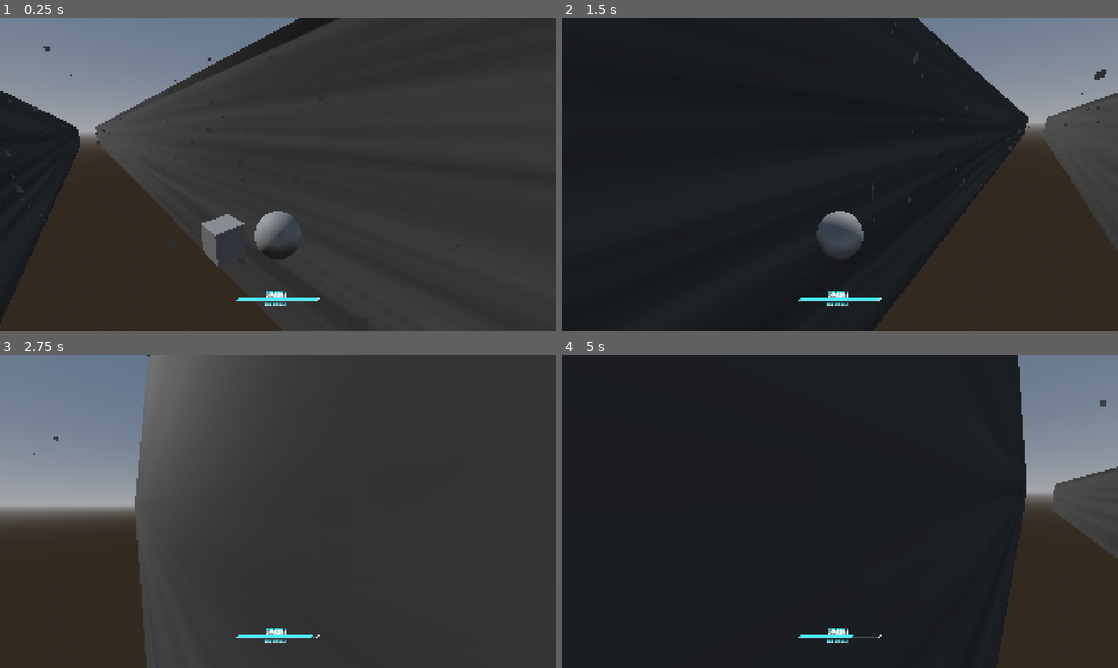
Above: before the commit, frames 1-4 (two rows, left to right).
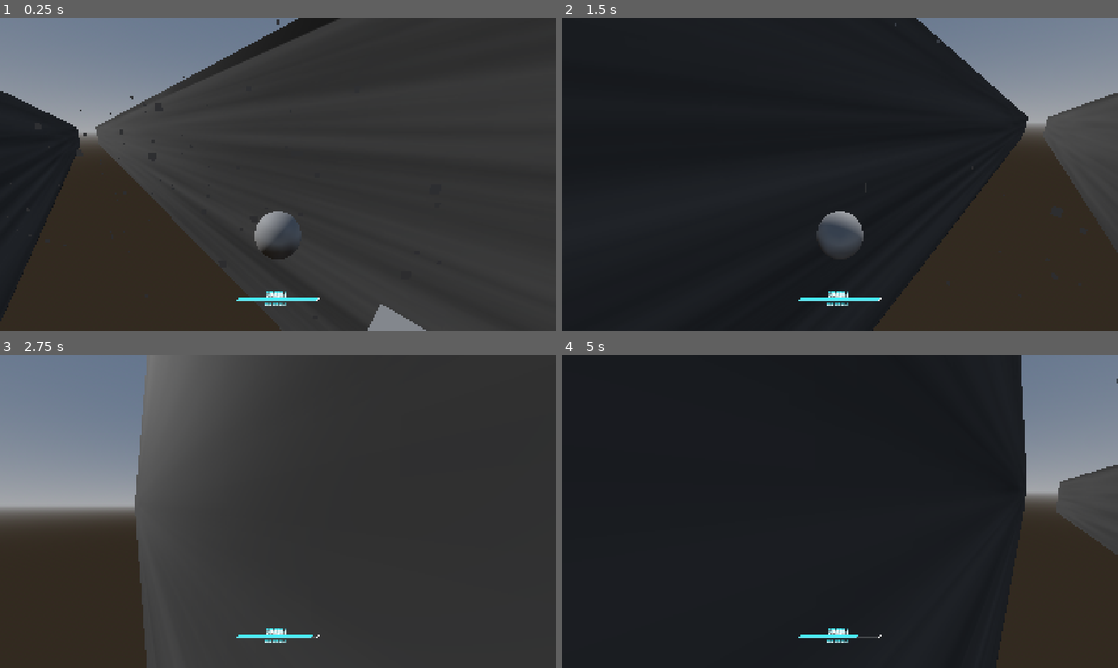
Above: after the commit, the same moments.

Repository: PortalGolem/havenIE2026GameJam
Game: Godot game, scene res://Scenes/Main.tscn
Same seed, same stepped clock (60 frames per second), same inputs: the game is played once before the commit and once after it.
Inputs (mouse positions are in pixels of both pictures, inside the frame that each line leads up to):
- Up to frame 1 (0.25 s): no input
- Up to frame 2 (1.5 s): move the mouse to (867, 174) at 0.52 s; press the mouse at (867, 174) at 0.53 s; hold W (Forward) from 0.53 s (still down); tap Space (Jump) at 0.77 s; move the mouse to (812, 174) at 1.27 s; release the mouse at (812, 174) at 1.28 s; tap Shift (Dash) at 1.35 s
- Up to frame 3 (2.75 s): keep holding W (Forward); tap Space (Jump) at 1.52 s; move the mouse to (289, 505) at 2.02 s; press the mouse at (289, 505) at 2.03 s
- Up to frame 4 (5 s): keep holding W (Forward); tap Enter at 2.75 s; move the mouse to (834, 517) at 2.77 s; release the mouse at (834, 517) at 2.78 s; tap Shift (Dash) at 2.85, 4.35 s; tap Space (Jump) at 3.02, 3.77, 4.25, 4.52 s; move the mouse to (878, 514) at 3.52 s; press the mouse at (878, 514) at 3.53 s; move the mouse to (795, 508) at 4.27 s; release the mouse at (795, 508) at 4.28 s

The runs differ from the first frame. In frame 1, 1.1% of the frame differs, in the area x 0-77%, y 0-100%; in frame 2, 0.2%; in frame 3, less than 0.1%; in frame 4, 0.4%.

Commit message:
poop

Diff:
--- a/Scenes/Main.tscn
+++ b/Scenes/Main.tscn
@@ -85,7 +85,7 @@
 mouseSensitivity = 0.01
 groundSpeed = 50.0
 airSpeed = 12.0
-airDrag = Vector3(5, 5, 17.5)
+airDrag = Vector3(1, 10, -1)
 airGravity = 5.0
 wallDrag = 10.0
 wallGravity = 5.0
@@ -97,7 +97,7 @@
 maxYRotation = 45.0
 jumpVector = Vector3(15, 5, 17.5)
 dashVector = Vector3(0, 1, 20)
-minZVelocity = 10.0
+minZVelocity = -10.0
 dash_time = 35.0
 dash_speed = 12.5
 dash_lock_time = 30.0
